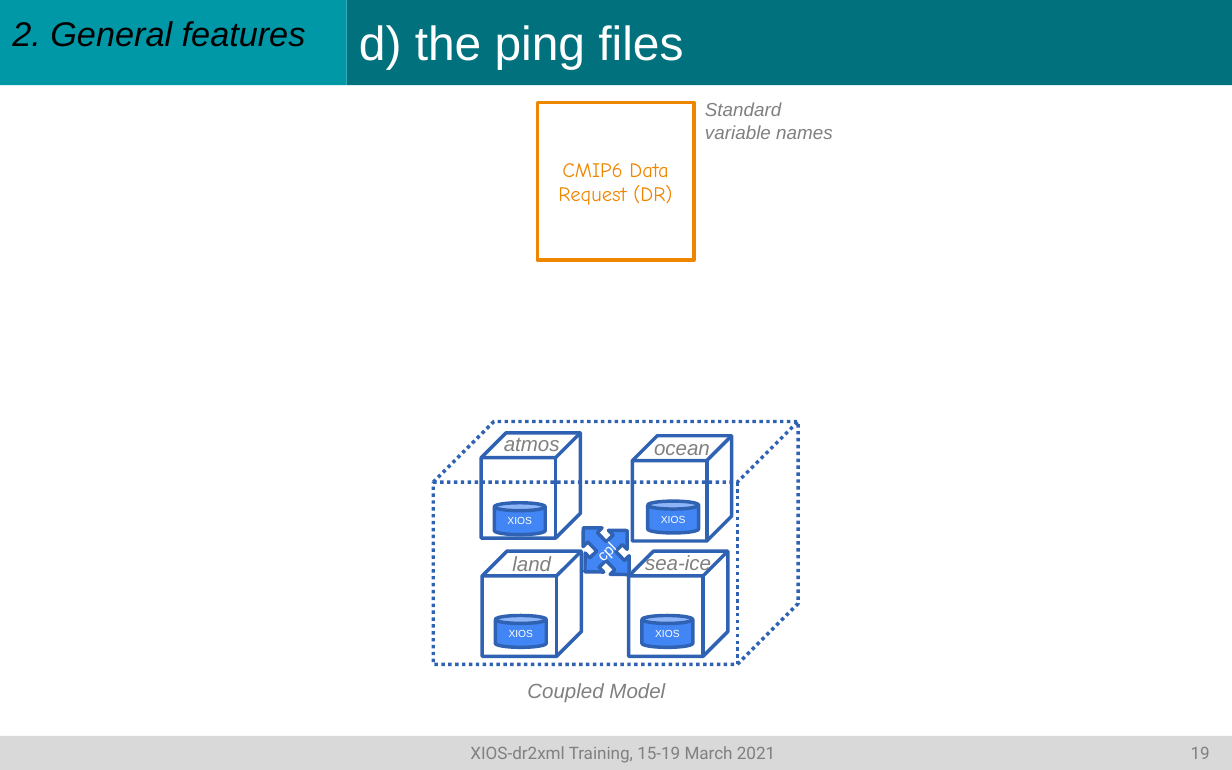
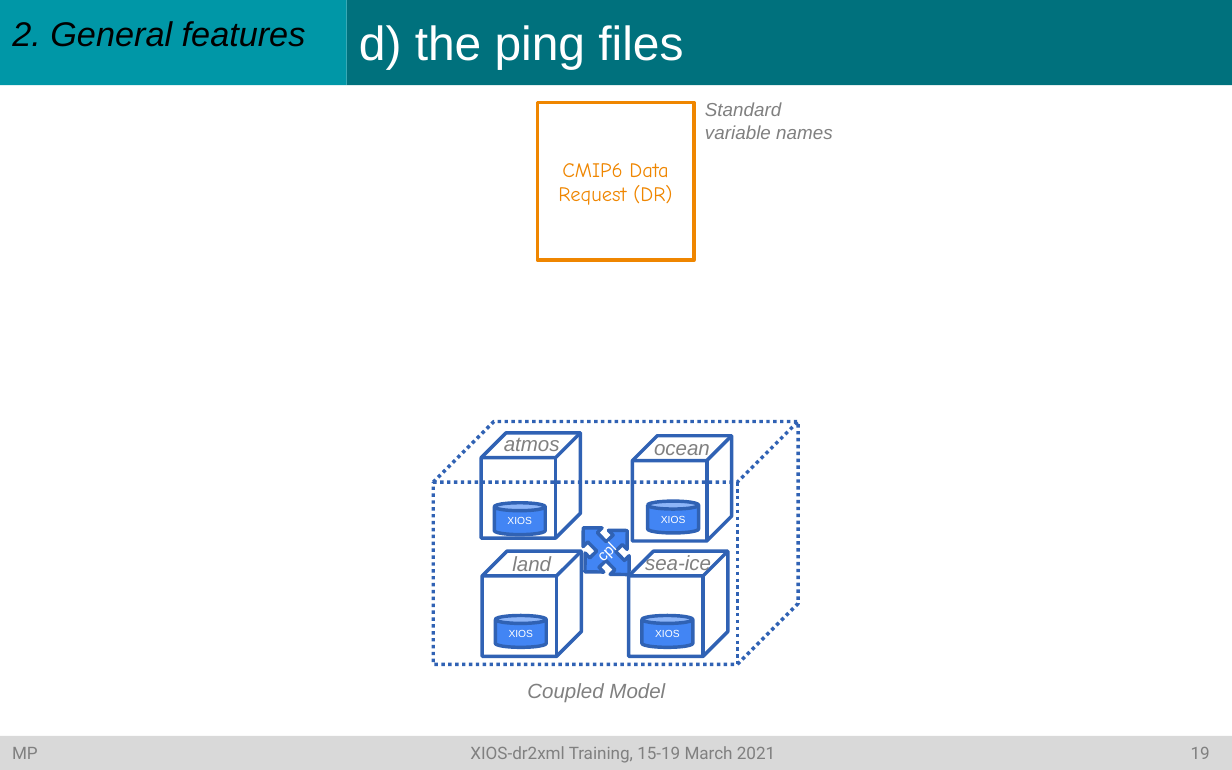
Before and after one commit to rigoudyg/dr2xml, a slide deck: slide 20 of slides/Formation_dr2xml_v3.pptx. Drawn at 1232x770 pixels with LibreOffice and Linux fonts; fonts in the diff are those of the drawing. Boxes give left, top, right and bottom in pixels: in the first picture for what was removed or moved away, otherwise in the second. Text is boxed around its words. In the diff, an @@ line names an element or a change of style, - is before the commit and + after.

```diff
--- a/slides/Formation_dr2xml_v3.pptx
+++ b/slides/Formation_dr2xml_v3.pptx
@@ text in rectangle at [12,746,1210,763]: text changed @@
-XIOS-dr2xml Training, 15-19 March 2021 19
+MP XIOS-dr2xml Training, 15-19 March 2021 19
```
Also in this commit, not shown: 31 other slides changed, 1 other file.
